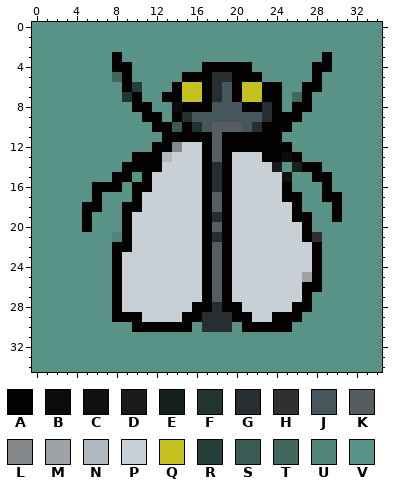
Two states of a pixel-art sprite, Imagenes/moscacloseup.png. The picture above is the old version.
The file is 35x35 pixels. Colours within 5 levels of each other are drawn and written as one.
Palette (. is transparent): A #040101  B #0a0b0a  C #0e1110  D #1c1919  E #16211e  F #223531  G #272e31  H #303031  J #47565c  K #555d60  L #85898c  M #9ea3a7  N #b2b9be  P #c8d0d5  Q #c4c01d  R #273f3a  S #395b53  T #40685f  U #508479  V #599387
Pixels before, first column x 0:
 0 VVVVVVVVVVVVVVVVVVVVVVVVVVVVVVVVVVV
 1 VVVVVVVVVVVVVVVVVVVVVVVVVVVVVVVVVVV
 2 VVVVVVVVVVVVVVVVVVVVVVVVVVVVVVVVVVV
 3 VVVVVVVVAVVVVVVVVVVVVVVVVVVVVAVVVVV
 4 VVVVVVVVAAVVVVVVVAAAAAVVVVVVAAVVVVV
 5 VVVVVVVVTAVVVVVAAAGGAAAVVVVVAVVVVVV
 6 VVVVVVVVVARVVVAQQAGJAQQAAVVAAVVVVVV
 7 VVVVVVVVVFAVVAAQQAGJAQQAAVTAVVVVVVV
 8 VVVVVVVVVVAAVVBAAAJJJAAGAVAAVVVVVVV
 9 VVVVVVVVVVVAAVAGJJJJJJJGAAAVVVVVVVV
10 VVVVVVVVVVVVAASAGJKKKJGAAAVVVVVVVVV
11 VVVVVVVVVVVVVAAAAAKAAAAAAVVVVVVVVVV
12 VVVVVVVVVVVVAALPPAKAAAAAAAVVVVVVVVV
13 VVVVVVVVVVAAANPPPAKAPPPAABAVVVVVVVV
14 VVVVVVVVVAAAAPPPPAGAPPPPDVEAAVVVVVV
15 VVVVVVVVAAVAPPPPPAGAPPPPPCVVAAVVVVV
16 VVVVVVAAAVAAPPPPPAGAPPPPPAVVVAVVVVV
17 VVVVVVAVVVAPPPPPPAKAPPPPPAAVVAAVVVV
18 VVVVVAAVVAAPPPPPPAKAPPPPPPAVVVAVVVV
19 VVVVVAVVVAPPPPPPPAGAPPPPPPAAVVAVVVV
20 VVVVVAVVVAPPPPPPPAKAPPPPPPPAVVVVVVV
21 VVVVVVVVUAPPPPPPPAGAPPPPPPPAHVVVVVV
22 VVVVVVVVAAPPPPPPPAKAPPPPPPPPAVVVVVV
23 VVVVVVVVAPPPPPPPPAKAPPPPPPPPAVVVVVV
24 VVVVVVVVAPPPPPPPPAKAPPPPPPPPAVVVVVV
25 VVVVVVVVAPPPPPPPPAKAPPPPPPPMAVVVVVV
26 VVVVVVVVAPPPPPPPPAKAPPPPPPPAAVVVVVV
27 VVVVVVVVAPPPPPPPPAKAPPPPPPPAVVVVVVV
28 VVVVVVVVAPPPPPPPAAGAAPPPPPAAVVVVVVV
29 VVVVVVVVAAAPPPPAAGGGAAPPAAAVVVVVVVV
30 VVVVVVVVVVAAAAAAVGGGVAAAAAVVVVVVVVV
31 VVVVVVVVVVVVVVVVVVVVVVVVVVVVVVVVVVV
32 VVVVVVVVVVVVVVVVVVVVVVVVVVVVVVVVVVV
33 VVVVVVVVVVVVVVVVVVVVVVVVVVVVVVVVVVV
34 VVVVVVVVVVVVVVVVVVVVVVVVVVVVVVVVVVV
The same view after the edit:
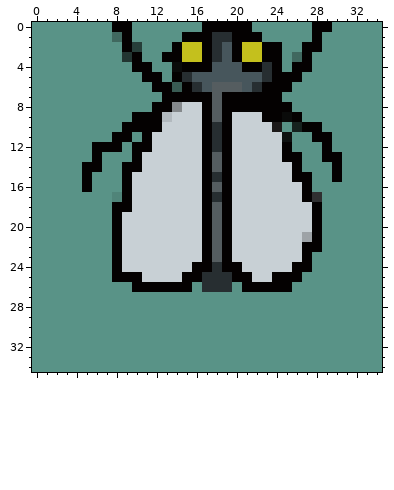
Edits made:
y 0: x 8..9 VV -> AA; x 17..21 VVVVV -> AAAAA; x 28..29 VV -> AA
y 1: x 8..9 VV -> TA; x 15..22 VVVVVVVV -> AAAGGAAA; x 28 V -> A
y 2: x 9..10 VV -> AR; x 14..24 VVVVVVVVVVV -> AQQAGJAQQAA; x 27..28 VV -> AA
y 3: x 8..10 AVV -> VFA; x 13..24 VVVVVVVVVVVV -> AAQQAGJAQQAA; x 26..27 VV -> TA; x 29 A -> V
y 4: x 8..11 AAVV -> VVAA; x 14..16 VVV -> BAA; x 18..20 AAA -> JJJ; x 22..24 VVV -> AGA; x 26..29 VVAA -> AAVV
y 5: x 8..9 TA -> VV; x 11..12 VV -> AA; x 14..26 VAAAGGAAAVVVV -> AGJJJJJJJGAAA; x 28 A -> V
y 6: x 9..10 AR -> VV; x 12..22 VVAQQAGJAQQ -> AASAGJKKKJG; x 25 V -> A; x 27..28 AA -> VV
y 7: x 9..10 FA -> VV; x 15..16 QQ -> AA; x 18..19 GJ -> KA; x 21..22 QQ -> AA; x 26..27 TA -> VV
y 8: x 10..16 AAVVBAA -> VVAALPP; x 18..20 JJJ -> KAA; x 23 G -> A; x 25..27 VAA -> AVV
y 9: x 10 V -> A; x 13..23 VAGJJJJJJJG -> NPPPAKAPPPA; x 25 A -> B
y 10: x 9..11 VVV -> AAA; x 13..28 ASAGJKKKJGAAAVVV -> PPPPAGAPPPPDVEAA
y 11: x 8..9 VV -> AA; x 11..16 VVAAAA -> APPPPP; x 18 K -> G; x 20..25 AAAAAV -> PPPPPC; x 28..29 VV -> AA
y 12: x 6..8 VVV -> AAA; x 10..14 VVAAL -> AAPPP; x 18 K -> G; x 20..24 AAAAA -> PPPPP; x 29 V -> A
y 13: x 6 V -> A; x 11..13 AAN -> PPP; x 23..25 AAB -> PPA; x 29..30 VV -> AA
y 14: x 5..6 VV -> AA; x 11..12 AA -> PP; x 18 G -> K; x 24..28 DVEAA -> PPAVV; x 30 V -> A
y 15: x 5 V -> A; x 8 A -> V; x 10..11 VA -> PP; x 25..30 CVVAAV -> PAAVVA
y 16: x 5..11 VAAAVAA -> AVVVAPP; x 18 G -> K; x 25..27 AVV -> PPA; x 29 A -> V
y 17: x 6 A -> V; x 8..10 VVA -> UAP; x 18 K -> G; x 25..30 AAVVAA -> PPAHVV
y 18: x 5..6 AA -> VV; x 8 V -> A; x 10 A -> P; x 26..28 AVV -> PPA; x 30 A -> V
y 19: x 5 A -> V; x 8..9 VA -> AP; x 18 G -> K; x 26..28 AAV -> PPA; x 30 A -> V
y 20: x 5 A -> V; x 8..9 VA -> AP; x 27..28 AV -> PA
y 21: x 8..9 UA -> AP; x 18 G -> K; x 27..28 AH -> MA
y 22: x 9 A -> P; x 27 P -> A
y 23: x 27..28 PA -> AV
y 24: x 16 P -> A; x 18 K -> G; x 20 P -> A; x 26..28 PPA -> AAV
y 25: x 9..10 PP -> AA; x 15..21 PPAKAPP -> AAGGGAA; x 24..28 PPPMA -> AAAVV
y 26: x 8..28 APPPPPPPPAKAPPPPPPPAA -> VVAAAAAAVGGGVAAAAAVVV
y 27: x 8..27 APPPPPPPPAKAPPPPPPPA -> VVVVVVVVVVVVVVVVVVVV
y 28: x 8..27 APPPPPPPAAGAAPPPPPAA -> VVVVVVVVVVVVVVVVVVVV
y 29: x 8..26 AAAPPPPAAGGGAAPPAAA -> VVVVVVVVVVVVVVVVVVV
y 30: x 10..15 AAAAAA -> VVVVVV; x 17..19 GGG -> VVV; x 21..25 AAAAA -> VVVVV
